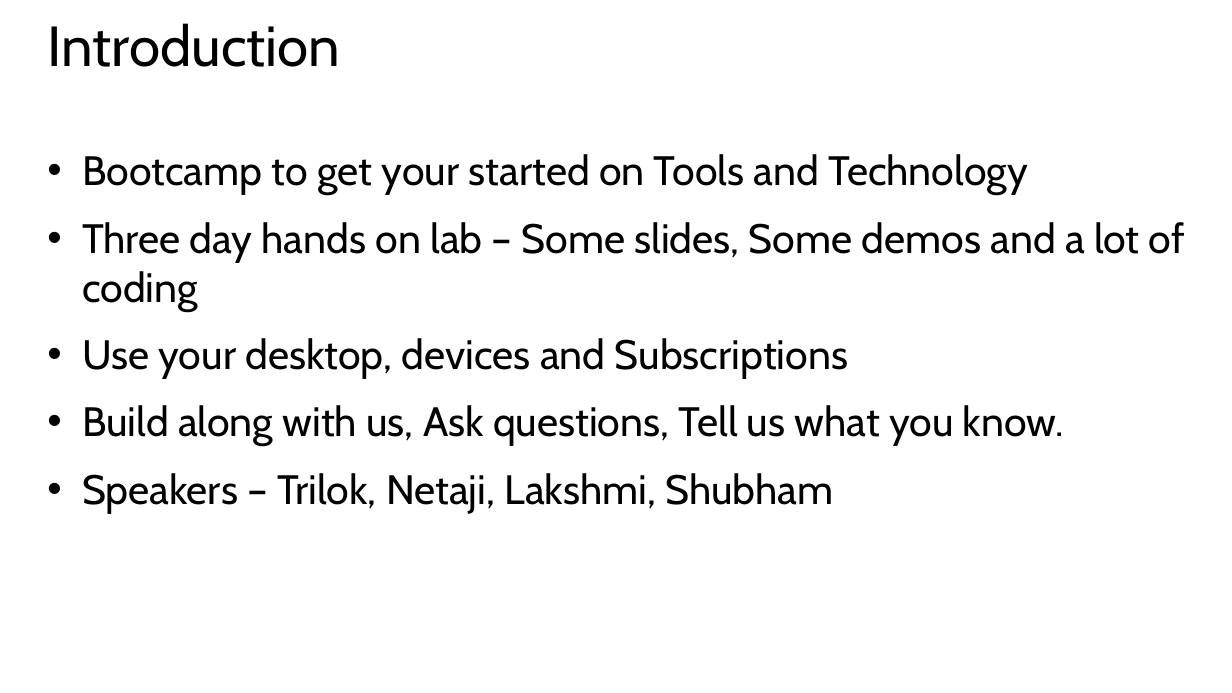
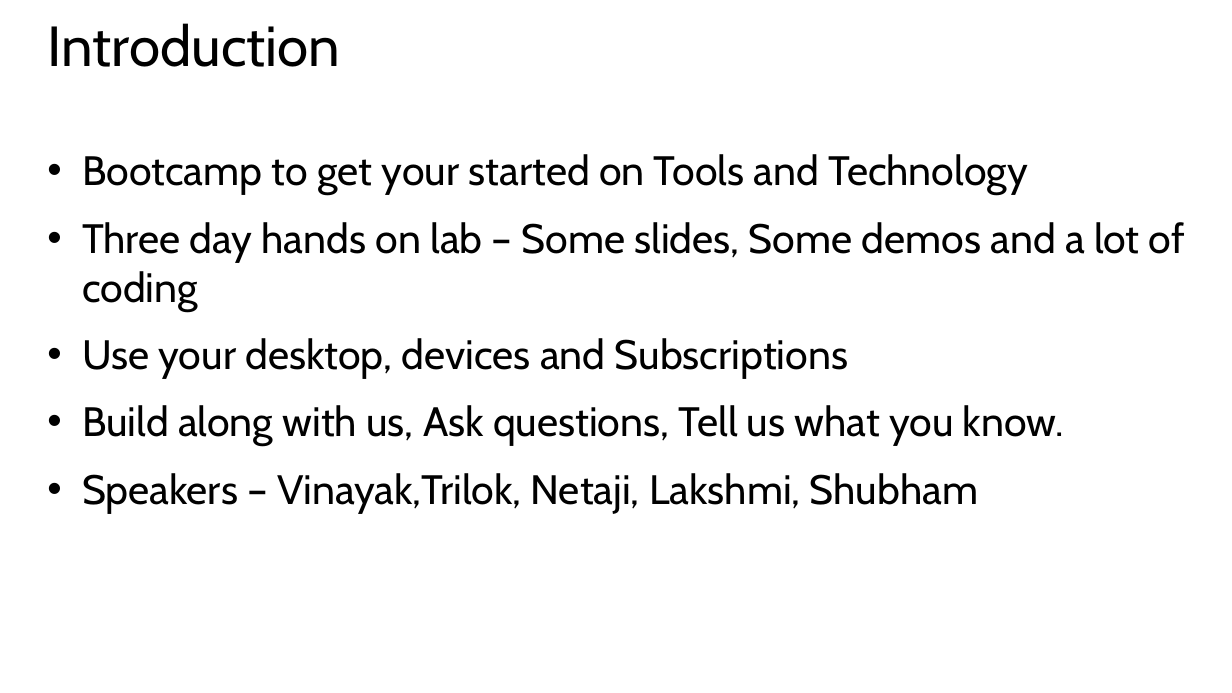
Before and after one commit to byteridge/Foundry2019-Bootcamp, a slide deck: slide 3 of 1.Introduction.pptx. Drawn at 1232x693 pixels with LibreOffice and Linux fonts; fonts in the diff are those of the drawing. Boxes give left, top, right and bottom in pixels: in the first picture for what was removed or moved away, otherwise in the second. Text is boxed around its words. In the diff, an @@ line names an element or a change of style, - is before the commit and + after.

```diff
--- a/1.Introduction.pptx
+++ b/1.Introduction.pptx
@@ text at <box>82,473,978,514</box>: text changed @@
-• Speakers – Trilok, Netaji, Lakshmi, Shubham
+• Speakers – Vinayak,Trilok, Netaji, Lakshmi, Shubham
```
Also in this commit, not shown: 2 other files.
